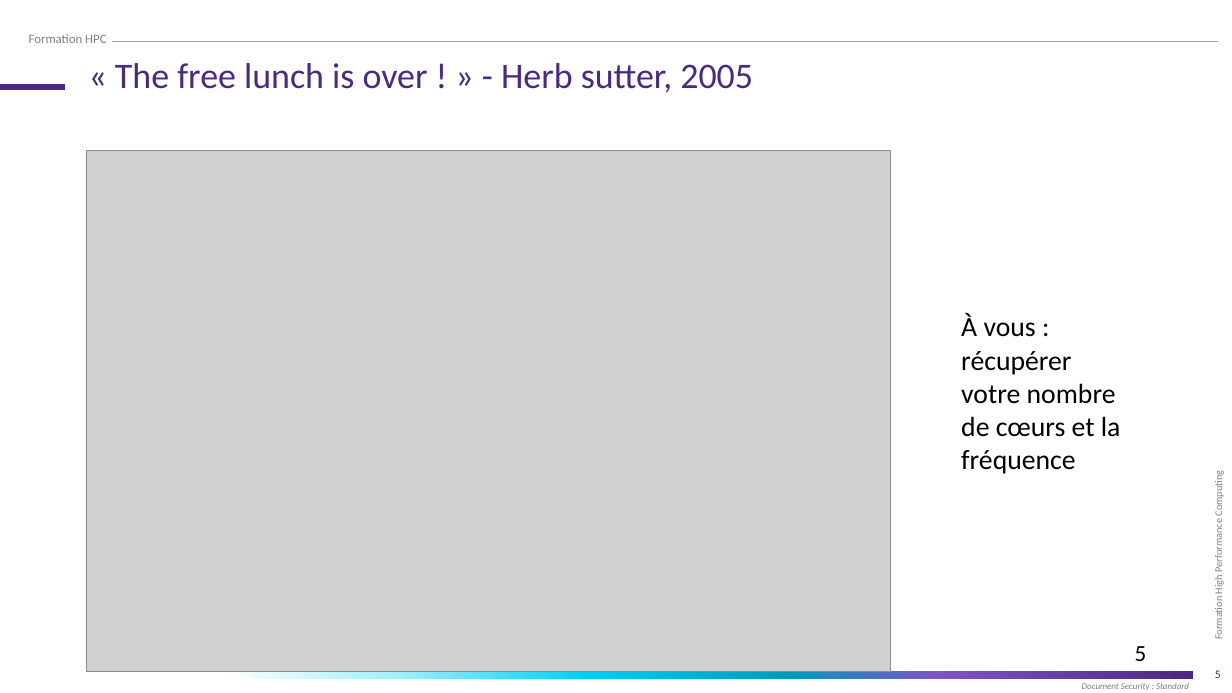
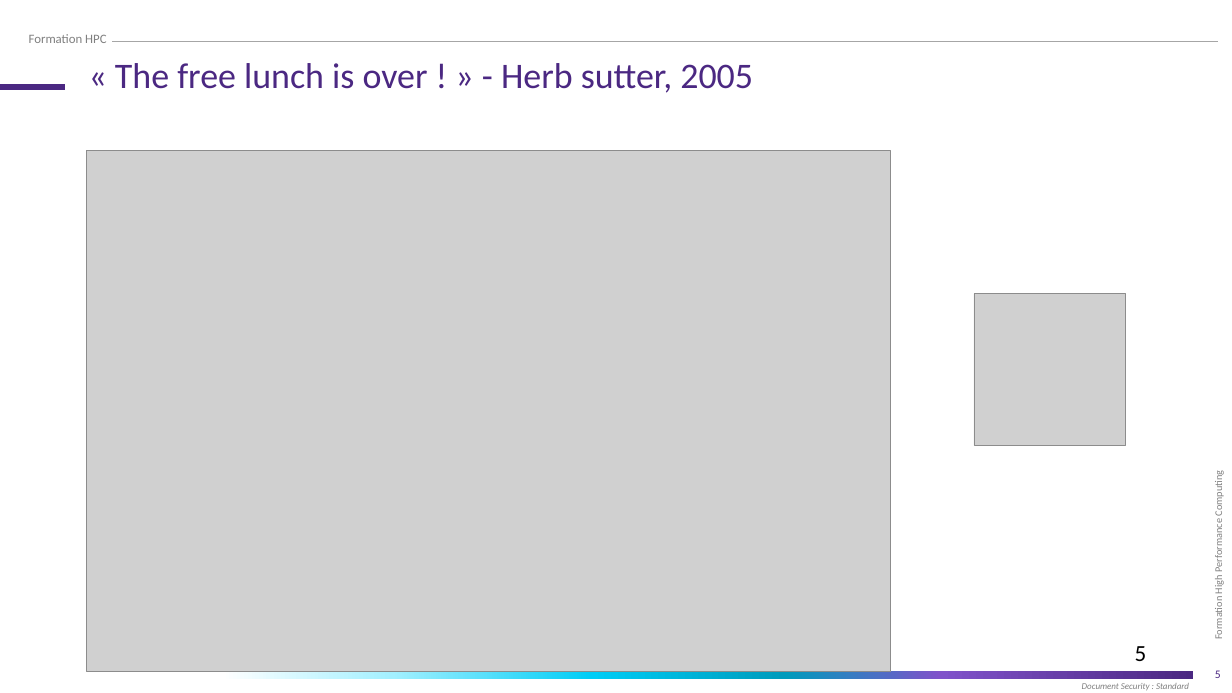
Before and after one commit to franckginguene/hpc_formation_scalian, a slide deck: slide 5 of Diapos/High_Performance_Computing_OpenMP.pptx. Drawn at 1232x693 pixels with LibreOffice and Linux fonts; fonts in the diff are those of the drawing; grey boxes stand for pictures; background and template pictures are left out. Boxes give left, top, right and bottom in pixels: in the first picture for what was removed or moved away, otherwise in the second. Text is boxed around its words. In the diff, an @@ line names an element or a change of style, - is before the commit and + after.

```diff
--- a/Diapos/High_Performance_Computing_OpenMP.pptx
+++ b/Diapos/High_Performance_Computing_OpenMP.pptx
@@ picture added at [974,294,1126,445] @@
@@ text removed at [961,313,1121,474] @@
-À vous : récupérer votre nombre de cœurs et la fréquence
```
Also in this commit, not shown: 6 other slides changed, 4 slides added, 2 other files.
